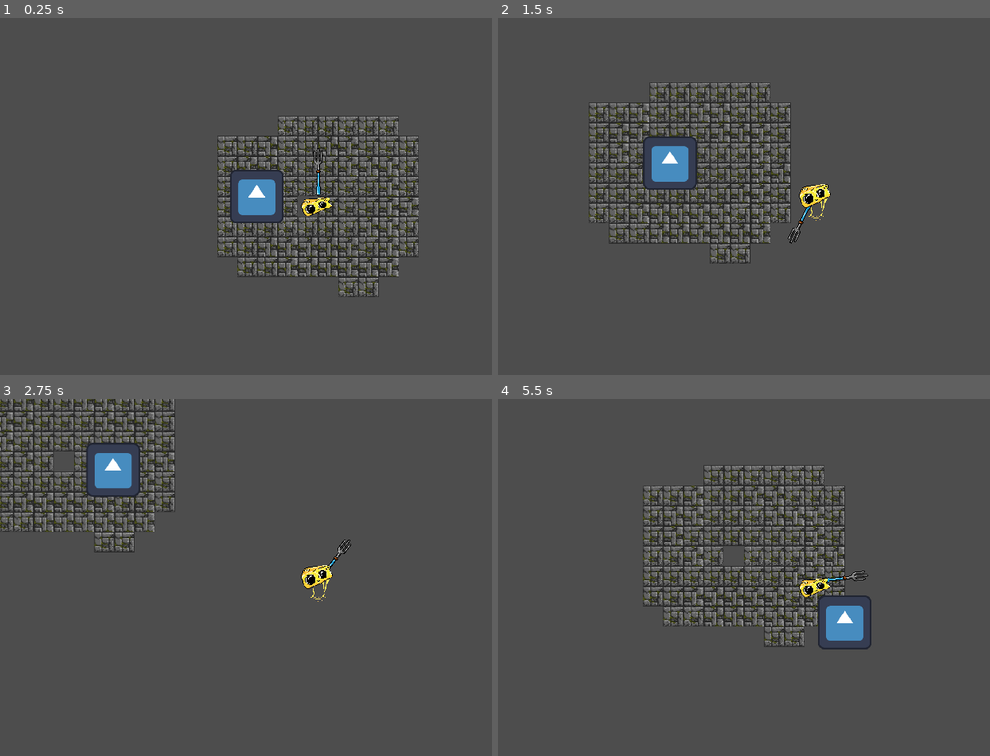
Above: before the commit, frames 1-4 (two rows, left to right).
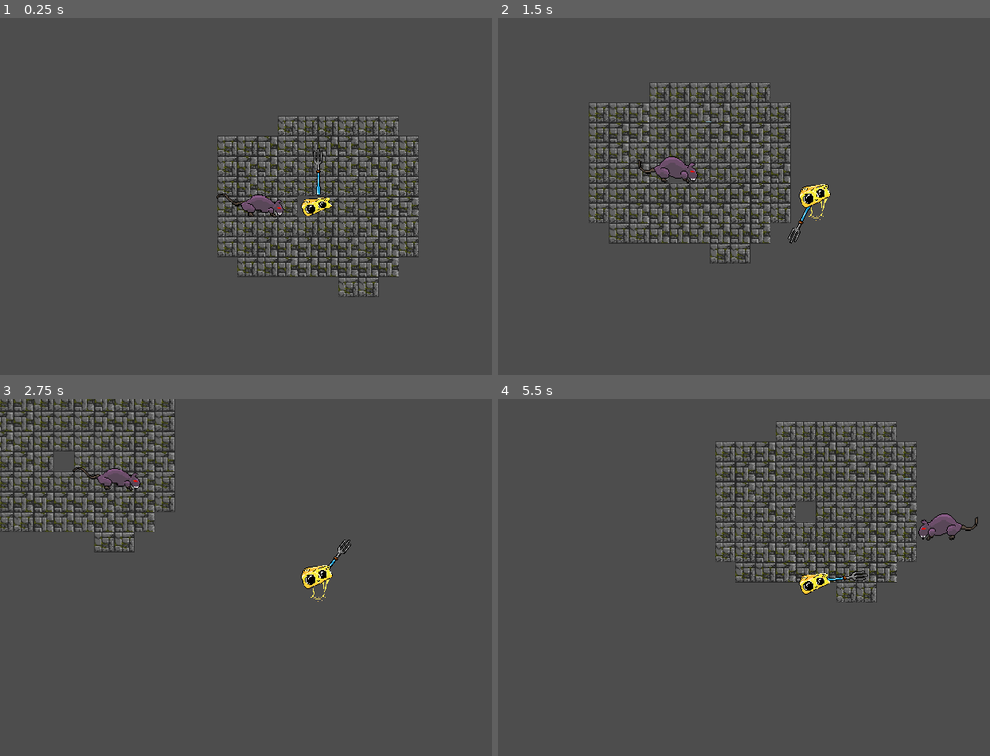
Above: after the commit, the same moments.

Repository: karmette/nah-id-win
Game: Godot game, scene res://scenes/stage_1.tscn
Same seed, same stepped clock (60 frames per second), same inputs: the game is played once before the commit and once after it. The project has no main scene, so this scene is started directly. The engine's default icon, where the game draws it, is replaced by a stand-in: a white triangle on a blue panel in a dark square.
Inputs (mouse positions are in pixels of both pictures, inside the frame that each line leads up to):
- Up to frame 1 (0.25 s): no input
- Up to frame 2 (1.5 s): tap Enter (ui_accept) at 0.5, 0.77 s; move the mouse to (955, 178) at 0.52 s; press the mouse at (955, 178) at 0.53 s; hold D (right) 0.53-1.28 s; move the mouse to (689, 214) at 1.27 s; release the mouse at (689, 214) at 1.28 s; hold S (down) from 1.28 s (still down); click (689, 214) at 1.35 s
- Up to frame 3 (2.75 s): tap Enter (ui_accept) at 1.52 s; move the mouse to (383, 498) at 2.02 s; release S (down) at 2.03 s; press the mouse at (383, 498) at 2.03 s; hold D (right) from 2.03 s (still down)
- Up to frame 4 (5.5 s): move the mouse to (783, 648) at 2.77 s; release D (right) at 2.78 s; release the mouse at (783, 648) at 2.78 s; hold W (up) 2.78-3.53 s; click (783, 648) at 2.85 s; tap Enter (ui_accept) at 3.02, 3.77, 4.52 s; move the mouse to (outside the picture) at 3.52 s; press the mouse at (outside the picture) at 3.53 s; hold A (left) 3.53-5.03 s; move the mouse to (625, 523) at 4.27 s; release the mouse at (625, 523) at 4.28 s; click (625, 523) at 4.35 s; move the mouse to (847, 577) at 5.02 s; press the mouse at (847, 577) at 5.03 s; hold S (down) from 5.03 s (still down)

The runs differ from the first frame. In frame 1, 1.5% of the frame differs, in the area x 44-58%, y 42-58%; in frame 2, 1.5%; in frame 3, 1.5%; in frame 4, 17%, in the area x 29-98%, y 6-71%.

Commit message:
enemy facing

Diff:
--- a/src/characters/enemy.gd
+++ b/src/characters/enemy.gd
@@ -1,10 +1,12 @@
 extends CharacterBody2D
 
 @onready var animation_player: AnimationPlayer = $AnimationPlayer
+@onready var sprite_2d: AnimatedSprite2D = $Sprite2D
 
 @export var health = 15
 @export var knockback_force = 300
 @export var knockback_decay = 800
+
 
 var knockback_velocity: Vector2 = Vector2.ZERO
 
@@ -72,6 +74,10 @@
 
 func seek() -> Vector2:
 	var desired = (player.global_position - global_position).normalized() * max_speed
+	if desired.x < 0:
+		sprite_2d.flip_h = false
+	elif desired.x > 0:
+		sprite_2d.flip_h = true
 	return desired - velocity
 
 
--- a/src/characters/enemy.tscn
+++ b/src/characters/enemy.tscn
@@ -1,19 +1,52 @@
 [gd_scene format=3 uid="uid://dplolwanxfpr8"]
 
 [ext_resource type="Script" uid="uid://d2mn8lr83u0gb" path="res://characters/enemy.gd" id="1_nhupr"]
-[ext_resource type="Texture2D" uid="uid://djd0vqkksriww" path="res://icon.svg" id="1_wa0eo"]
 [ext_resource type="Shader" uid="uid://dpxkjrfwngt8v" path="res://characters/damage_flash.gdshader" id="2_1ohc2"]
+[ext_resource type="Texture2D" uid="uid://7xonakugoerl" path="res://assets/sprites/simple rat/idle rat.png" id="3_1ohc2"]
 
 [sub_resource type="ShaderMaterial" id="ShaderMaterial_ggbst"]
 shader = ExtResource("2_1ohc2")
 shader_parameter/flash_color = Color(1, 1, 1, 1)
 shader_parameter/flash_value = 0.0
 
-[sub_resource type="RectangleShape2D" id="RectangleShape2D_nhupr"]
-size = Vector2(118, 115)
+[sub_resource type="AtlasTexture" id="AtlasTexture_ggbst"]
+atlas = ExtResource("3_1ohc2")
+region = Rect2(0, 0, 96, 96)
+
+[sub_resource type="AtlasTexture" id="AtlasTexture_toq4n"]
+atlas = ExtResource("3_1ohc2")
+region = Rect2(96, 0, 96, 96)
+
+[sub_resource type="AtlasTexture" id="AtlasTexture_u8tuc"]
+atlas = ExtResource("3_1ohc2")
+region = Rect2(192, 0, 96, 96)
+
+[sub_resource type="AtlasTexture" id="AtlasTexture_f76jb"]
+atlas = ExtResource("3_1ohc2")
+region = Rect2(288, 0, 96, 96)
+
+[sub_resource type="SpriteFrames" id="SpriteFrames_ki21s"]
+animations = [{
+"frames": [{
+"duration": 1.0,
+"texture": SubResource("AtlasTexture_ggbst")
+}, {
+"duration": 1.0,
+"texture": SubResource("AtlasTexture_toq4n")
+}, {
+"duration": 1.0,
+"texture": SubResource("AtlasTexture_u8tuc")
+}, {
+"duration": 1.0,
+"texture": SubResource("AtlasTexture_f76jb")
+}],
+"loop": true,
+"name": &"idle",
+"speed": 5.0
+}]
 
 [sub_resource type="RectangleShape2D" id="RectangleShape2D_1ohc2"]
-size = Vector2(128, 128)
+size = Vector2(74, 27)
 
 [sub_resource type="Animation" id="Animation_1ohc2"]
 length = 0.001
@@ -54,37 +87,24 @@
 
 [node name="Enemy" type="CharacterBody2D" unique_id=1223147141 groups=["enemies"]]
 script = ExtResource("1_nhupr")
-health = null
-knockback_force = null
-knockback_decay = null
-max_speed = null
-max_force = null
-look_ahead = null
-seek_weight = null
-avoid_weight = null
-separation_weight = null
-alignment_weight = null
-cohesion_weight = null
-separation_radius = null
-neighbor_radius = null
 
-[node name="Sprite2D" type="Sprite2D" parent="." unique_id=1740113536]
+[node name="Sprite2D" type="AnimatedSprite2D" parent="." unique_id=2123982186]
 material = SubResource("ShaderMaterial_ggbst")
-texture = ExtResource("1_wa0eo")
-
-[node name="WallCollision" type="CollisionShape2D" parent="." unique_id=1923033875]
-visible = false
-position = Vector2(0, -1.5)
-shape = SubResource("RectangleShape2D_nhupr")
+sprite_frames = SubResource("SpriteFrames_ki21s")
+animation = &"idle"
+autoplay = "idle"
+frame_progress = 0.75509846
 
 [node name="ForwardRay" type="RayCast2D" parent="." unique_id=464449794]
+target_position = Vector2(0, 32)
+collide_with_bodies = false
 
 [node name="Hurtbox" type="Area2D" parent="." unique_id=856572981]
 collision_layer = 2
 collision_mask = 2
 
 [node name="CollisionShape2D" type="CollisionShape2D" parent="Hurtbox" unique_id=178788126]
-visible = false
+position = Vector2(3, 10.5)
 shape = SubResource("RectangleShape2D_1ohc2")
 
 [node name="AnimationPlayer" type="AnimationPlayer" parent="." unique_id=1574592315]
--- a/src/scenes/stage_1.tscn
+++ b/src/scenes/stage_1.tscn
@@ -22,26 +22,14 @@
 
 [node name="stage1" type="Node2D" unique_id=319483865]
 
+[node name="Player" parent="." unique_id=722093044 instance=ExtResource("1_vrt2j")]
+scale = Vector2(0.73741436, 0.73741436)
+
 [node name="TileMapLayer" type="TileMapLayer" parent="." unique_id=1333397496]
 z_index = -2
 tile_map_data = PackedByteArray("AAD/////BAAAAAAAAAAAAP//BAAAAAAAAAD7//3/BAAAAAAAAAD7//7/BAAAAAAAAAD7////BAAAAAAAAAD7/w …(1120 unchanged characters)…
 tile_set = SubResource("TileSet_bnu0w")
 
-[node name="Player" parent="." unique_id=722093044 instance=ExtResource("1_vrt2j")]
-scale = Vector2(0.73741436, 0.73741436)
-
 [node name="Enemy" parent="." unique_id=1223147141 instance=ExtResource("4_e77qm")]
 position = Vector2(-150, 0)
-health = 15
-knockback_force = 300
-knockback_decay = 800
-max_speed = 140.0
-max_force = 900.0
-look_ahead = 60.0
-seek_weight = 1.0
-avoid_weight = 2.0
-separation_weight = 1.8
-alignment_weight = 0.6
-cohesion_weight = 0.5
-separation_radius = 35.0
-neighbor_radius = 80.0
+scale = Vector2(2.075, 2.075)
Not shown, added: src/assets/sprites/knife/knife.png.import
Not shown, added: src/assets/sprites/simple rat/idle rat.png.import
Not shown, added: src/assets/sprites/simple rat/run rat.png.import
